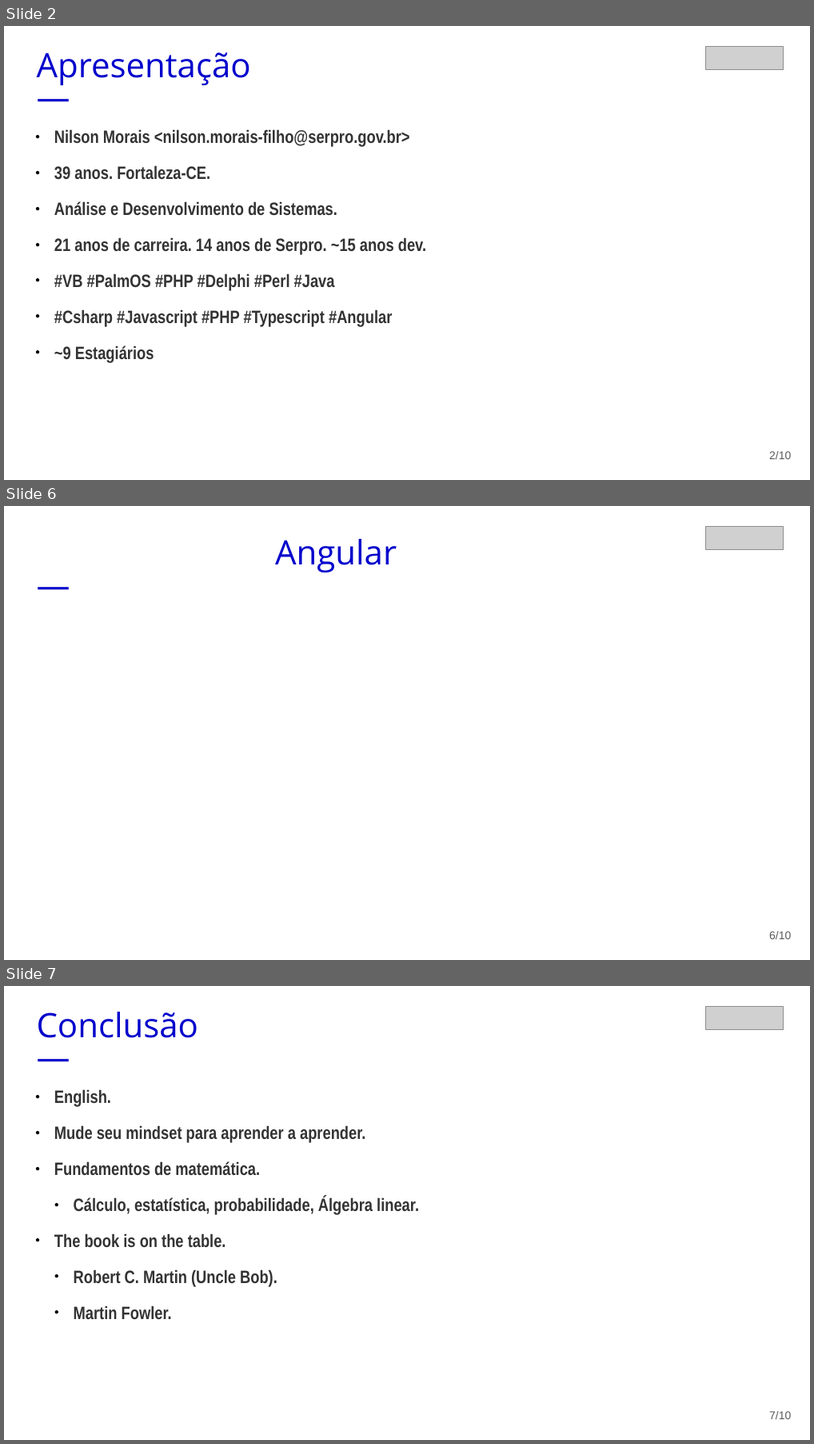
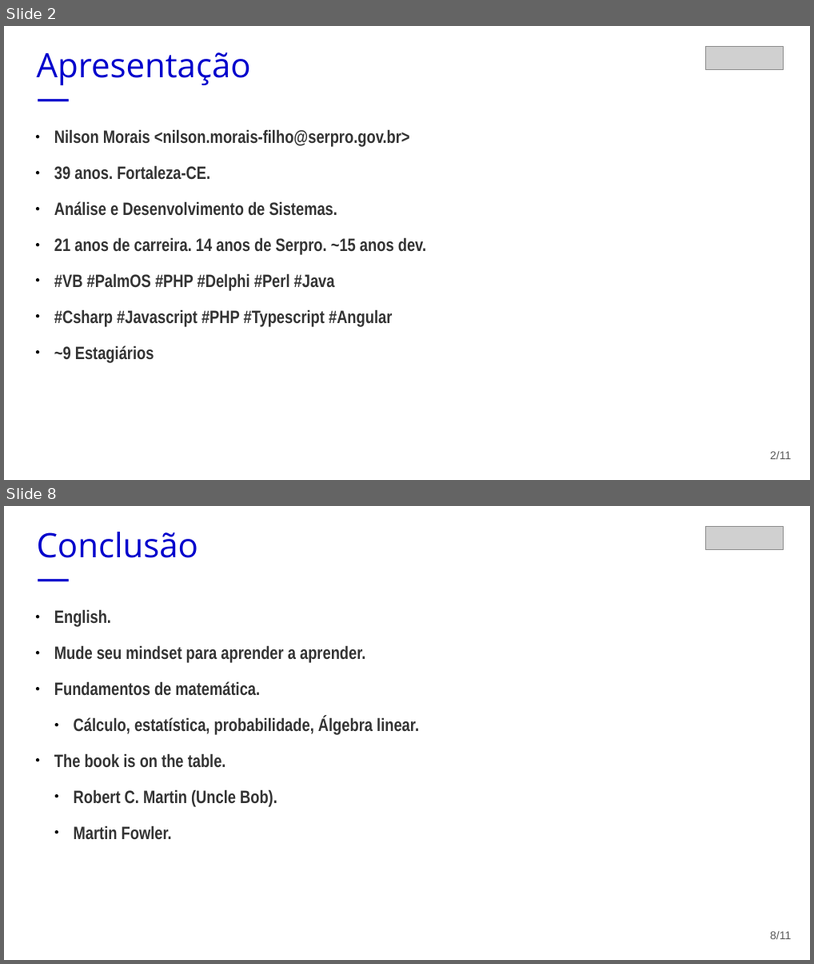
Before and after one commit to nilsonsmf/workshopsd, a slide deck: docs/workshop-sd-presentation.odp. Shown one above the other, each under a label of ours: slides 2, 6 and 7 before the commit, slides 2 and 8 after it; the slides between them are not shown. The pictures are 814x1444 and 814x964 pixels, drawn with LibreOffice and Linux fonts; fonts in the diff are those of the drawing; grey boxes stand for pictures. Boxes give left, top, right and bottom in pixels: in the first picture for what was removed or moved away, otherwise in the second. Text is boxed around its words. In the diff, an @@ line names an element or a change of style, - is before the commit and + after.

```diff
--- a/docs/workshop-sd-presentation.odp
+++ b/docs/workshop-sd-presentation.odp
@@ slide 6 removed at (4, 506, 810, 960), background #FFFFFF @@
@@ picture removed at (706, 526, 784, 549) @@
@@ title removed at (275, 539, 397, 572) @@
-Angular
-—
@@ page number removed at (770, 931, 791, 939) @@
-6/10
@@ page number at (770, 451, 791, 459): text changed @@
-2/10
+2/11
@@ what was slide 7 is now slide 8 @@
@@ page number at (770, 931, 791, 939): text changed @@
-7/10
+8/11
```
Also in this commit, not shown: 4 slides changed, 2 slides added, 1 other file.
